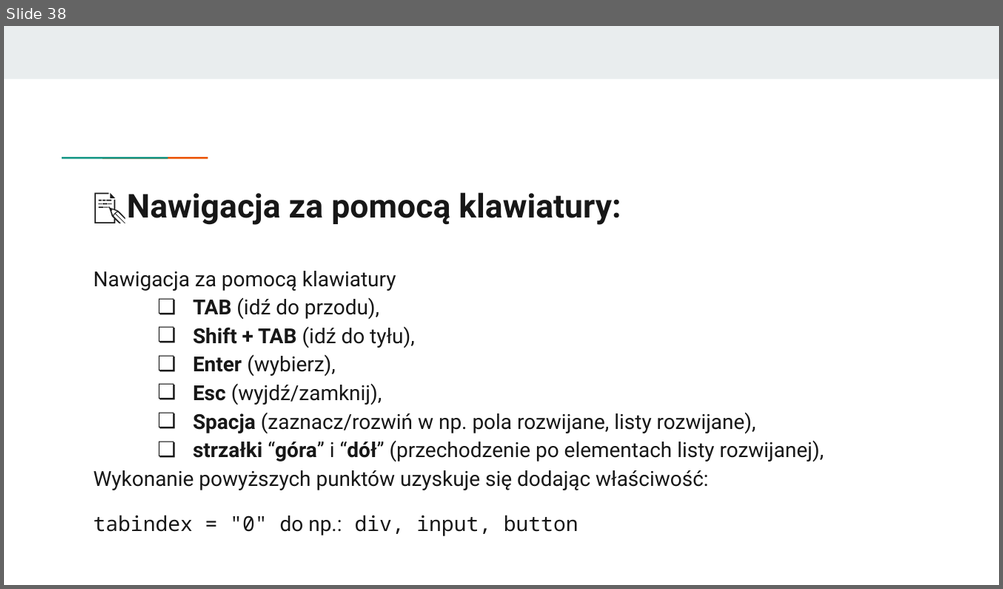
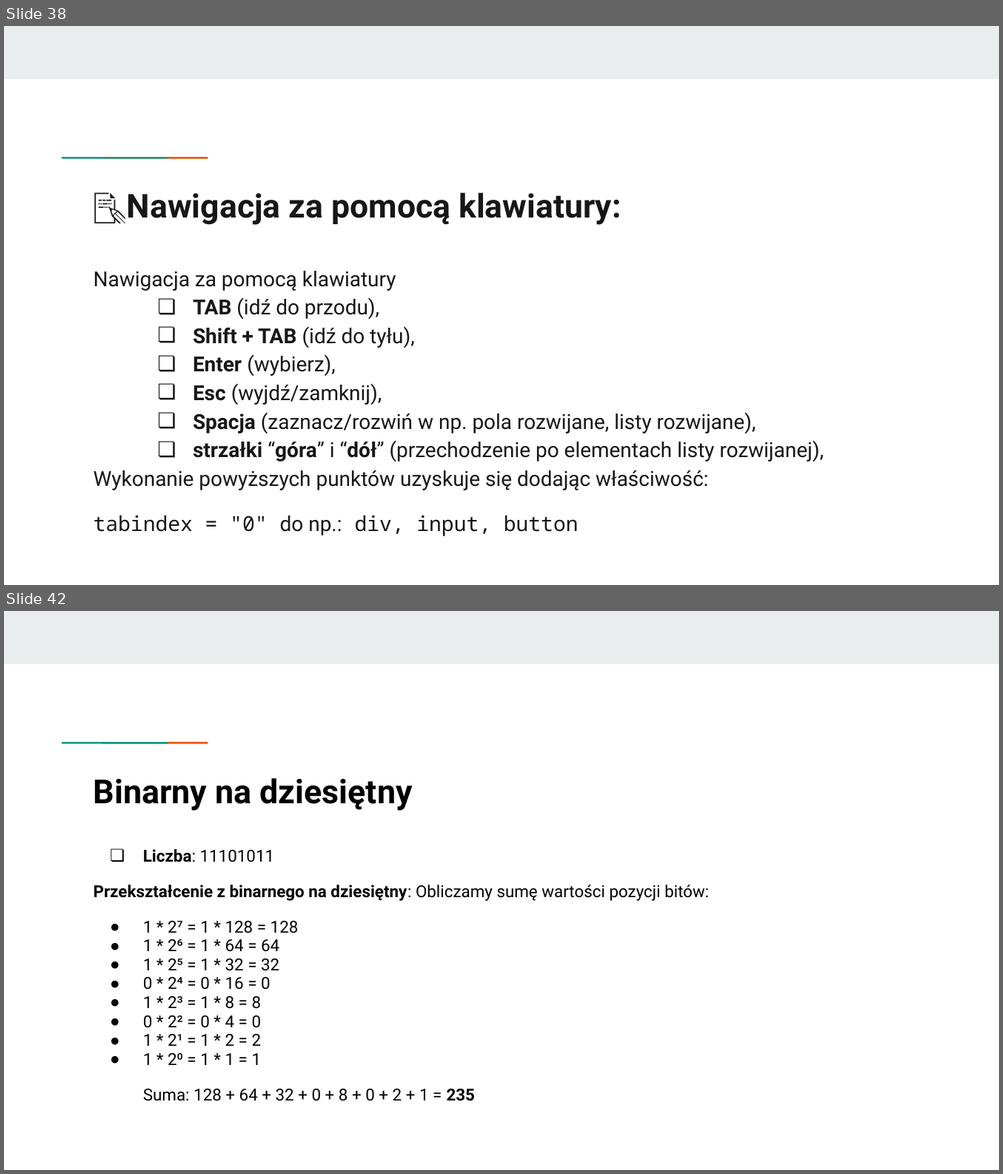
Before and after one commit to KasiaKasia/PRZEDMIOTY, a slide deck: ZASTOSOWANIE_INFORMATYKI/1A-gr_2/Zastosowanie informatyki - 1A gr. 2.pptx. Shown one above the other, each under a label of ours: slide 38 before the commit, slides 38 and 42 after it; the slides between them are not shown. The pictures are 1003x589 and 1003x1174 pixels, drawn with LibreOffice and Linux fonts; fonts in the diff are those of the drawing. Boxes give left, top, right and bottom in pixels: in the first picture for what was removed or moved away, otherwise in the second. Text is boxed around its words. In the diff, an @@ line names an element or a change of style, - is before the commit and + after.

```diff
--- a/ZASTOSOWANIE_INFORMATYKI/1A-gr_2/Zastosowanie informatyki - 1A gr. 2.pptx
+++ b/ZASTOSOWANIE_INFORMATYKI/1A-gr_2/Zastosowanie informatyki - 1A gr. 2.pptx
@@ slide 42 added at <box>4,611,999,1170</box>, background #FFFFFF; not listed: 3 template elements that a slide beside it also shows @@
@@ title added at <box>94,778,412,811</box>, 24 pt, text #000000, bold @@
+Binarny na dziesiętny
@@ text added at <box>94,849,708,1102</box>, 12 pt, text #000000 @@
+❏ Liczba: 11101011
+Przekształcenie z binarnego na dziesiętny: Obliczamy sumę wartości pozycji bitów:
+● 1 * 2⁷ = 1 * 128 = 128
+● 1 * 2⁶ = 1 * 64 = 64
+● 1 * 2⁵ = 1 * 32 = 32
+● 0 * 2⁴ = 0 * 16 = 0
+● 1 * 2³ = 1 * 8 = 8
+● 0 * 2² = 0 * 4 = 0
+● 1 * 2¹ = 1 * 2 = 2
+● 1 * 2⁰ = 1 * 1 = 1
+Suma: 128 + 64 + 32 + 0 + 8 + 0 + 2 + 1 = 235
```
Also in this commit, not shown: 8 other slides added, 3 other files.
